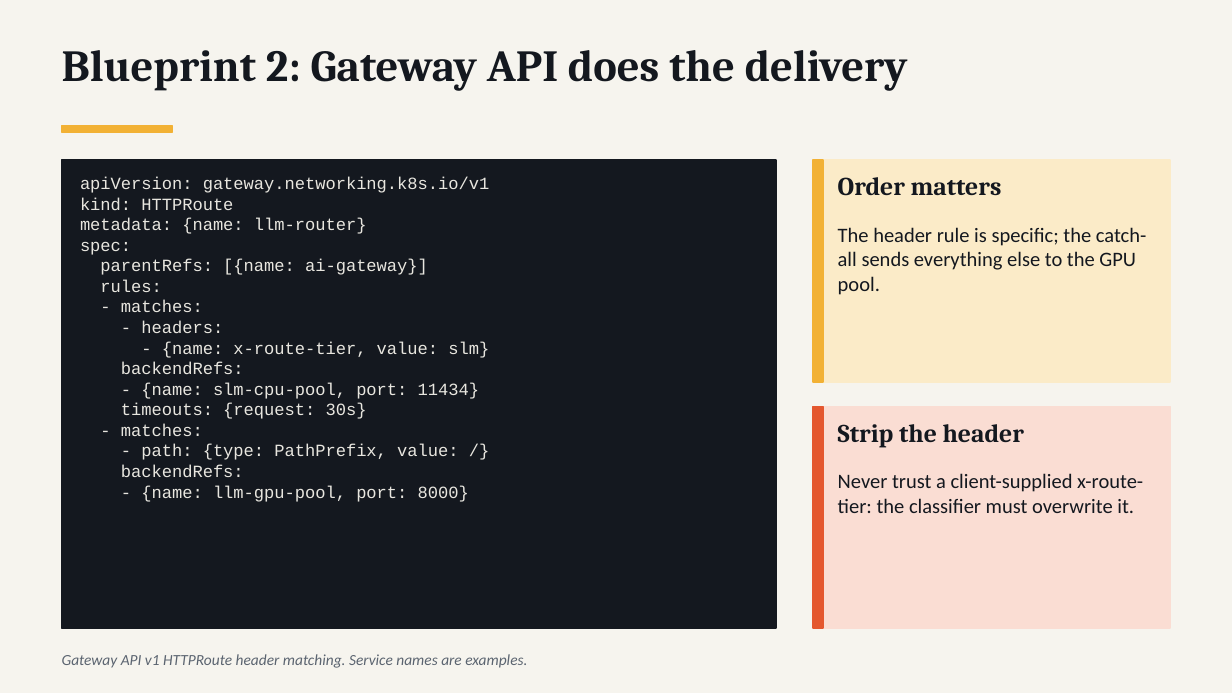
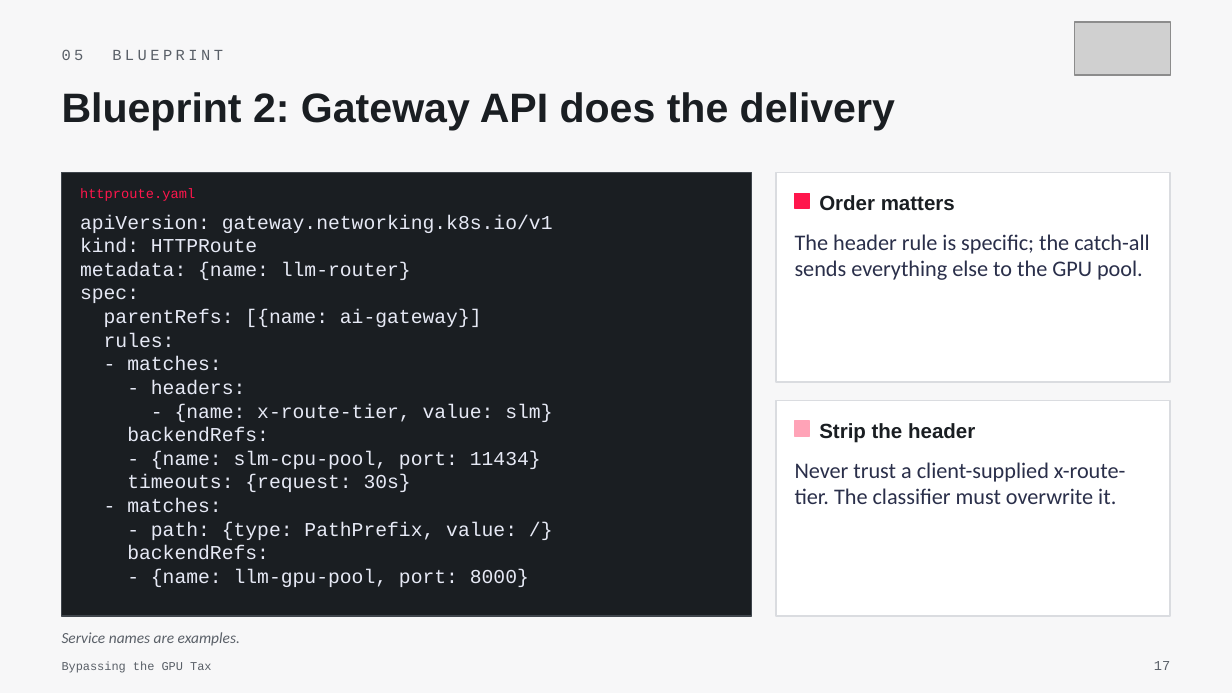
Before and after one commit to Sagar2366/bypassing-the-gpu-tax, a slide deck: slide 17 of slides/WeAreDevelopers-India-Bypassing-the-GPU-Tax.pptx (slide 14 before the commit). Drawn at 1232x693 pixels with LibreOffice and Linux fonts; fonts in the diff are those of the drawing; grey boxes stand for pictures. Boxes give left, top, right and bottom in pixels: in the first picture for what was removed or moved away, otherwise in the second. Text is boxed around its words. In the diff, an @@ line names an element or a change of style, - is before the commit and + after.

```diff
--- a/slides/WeAreDevelopers-India-Bypassing-the-GPU-Tax.pptx
+++ b/slides/WeAreDevelopers-India-Bypassing-the-GPU-Tax.pptx
@@ background #F6F4EE to #F7F7F8 @@
@@ picture added at [1074, 22, 1170, 75] @@
@@ text added at [62, 49, 223, 60], 9 pt, text #5A6068 @@
+05 BLUEPRINT
@@ text "Blueprint 2: Gateway API does ...": place and size @@
-text "Blueprint 2: Gateway API does ..." at [62, 50, 908, 91]
+text "Blueprint 2: Gateway API does ..." at [62, 92, 895, 130]
@@ text "Blueprint 2: Gateway API does ..." at [62, 92, 895, 130]: size 26 to 24 pt, font Cambria to Arial, text colour #14181F to #1A1E22 @@
@@ rectangle removed at [62, 126, 172, 132] @@
@@ rectangle: place and size @@
-rectangle at [62, 160, 776, 628]
+rectangle at [62, 172, 752, 616]
@@ rectangle at [62, 172, 752, 616]: fill #14181F to #1A1E22; outline #14181F 1 pt to #3F454C 1 pt @@
@@ rectangle: place and size @@
-rectangle at [813, 160, 1170, 382]
+rectangle at [776, 172, 1170, 382]
@@ rectangle at [776, 172, 1170, 382]: fill #FBEBC8 to #FFFFFF; outline #FBEBC8 1 pt to #DADCE0 1 pt @@
@@ rectangle removed at [813, 160, 823, 382] @@
@@ text "apiVersion: gateway.networking.k8s.io/v1": place and size @@
-text "apiVersion: gateway.networking.k8s.io/v1" at [80, 176, 490, 502]
+text "apiVersion: gateway.networking.k8s.io/v1" at [80, 215, 553, 587]
@@ text "apiVersion: gateway.networking.k8s.io/v1" at [80, 215, 553, 587]: size 10 to 11.5 pt, text colour #E8E6DF to #E6E9F5 @@
@@ text added at [80, 189, 195, 201], 8 pt, text #FF164C @@
+httproute.yaml
@@ rectangle added at [795, 193, 809, 208], fill #FF164C, outline #FF164C 1 pt @@
@@ text "Order matters": place and size @@
-text "Order matters" at [838, 177, 1002, 196]
+text "Order matters" at [819, 195, 955, 211]
@@ text "Order matters" at [819, 195, 955, 211]: size 15 to 12 pt, font Cambria to Arial, text colour #14181F to #1A1E22; vertical alignment top to middle @@
@@ text "The header rule is specific; ...": place and size @@
-text "The header rule is specific; ..." at [838, 227, 1146, 295]
+text "The header rule is specific; ..." at [795, 234, 1149, 280]
@@ text "The header rule is specific; ..." at [795, 234, 1149, 280]: size 12 to 13 pt, text colour #14181F to #2A2F4A @@
@@ rectangle: place and size @@
-rectangle at [813, 407, 1170, 628]
+rectangle at [776, 400, 1170, 616]
@@ rectangle at [776, 400, 1170, 616]: fill #FADDD3 to #FFFFFF; outline #FADDD3 1 pt to #DADCE0 1 pt @@
@@ rectangle removed at [813, 407, 823, 628] @@
@@ text "Strip the header" at [819, 423, 975, 443]: size 15 to 12 pt, font Cambria to Arial, text colour #14181F to #1A1E22; vertical alignment top to middle @@
@@ text "Strip the header": place and size @@
-text "Strip the header" at [838, 424, 1024, 447]
+text "Strip the header" at [819, 423, 975, 443]
@@ rectangle added at [795, 421, 809, 436], fill #FFA3B7, outline #FFA3B7 1 pt @@
@@ text at [795, 462, 1126, 504]: text changed; size 12 to 13 pt; text colour #14181F to #2A2F4A @@
-Never trust a client-supplied x-route-tier: the classifier must overwrite it.
+Never trust a client-supplied x-route-tier. The classifier must overwrite it.
@@ text at [62, 632, 240, 646]: text changed; text colour #5B6470 to #5A6068 @@
-Gateway API v1 HTTPRoute header matching. Service names are examples.
+Service names are examples.
@@ text added at [62, 661, 211, 673], 7 pt, text #5A6068 @@
+Bypassing the GPU Tax
@@ text added at [1154, 661, 1170, 670], 8 pt, text #5A6068 @@
+17
```
Also in this commit, not shown: 15 other slides changed, 20 slides added, 8 slides removed, 2 other files.
